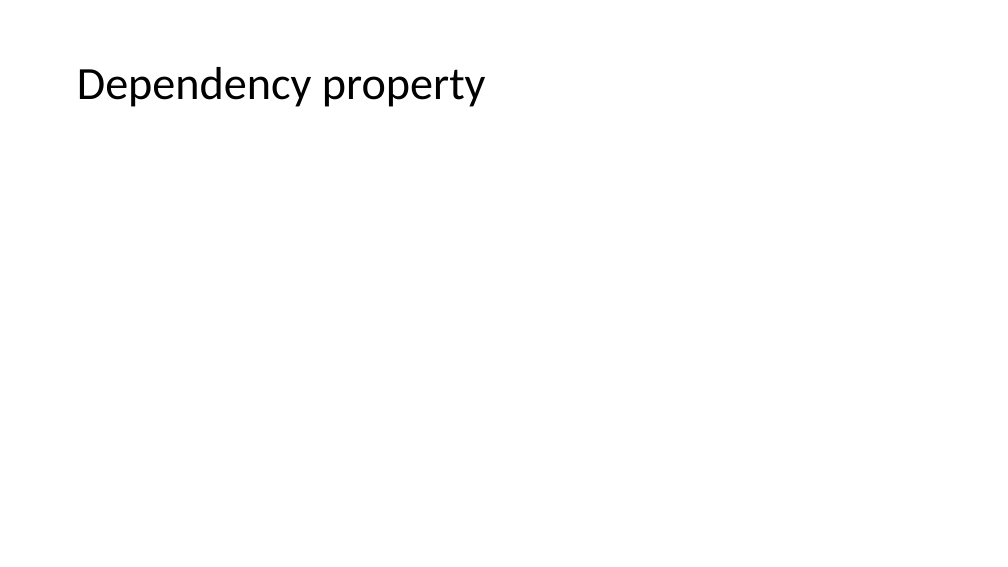
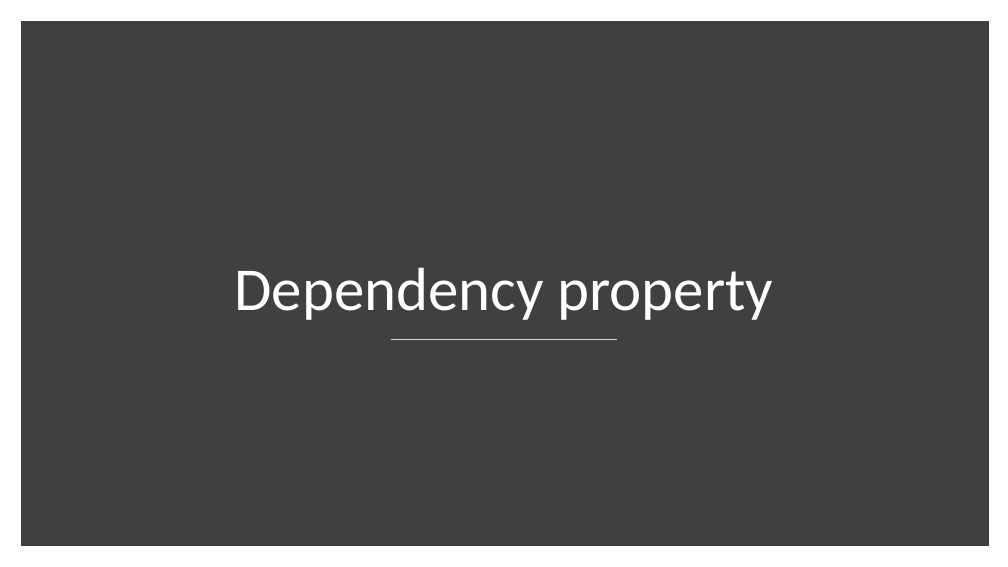
Before and after one commit to danieleromanazzi/wpf-tutorial, a slide deck: slide 85 of wpf-tutorial.pptx. Drawn at 1008x567 pixels with LibreOffice and Linux fonts; fonts in the diff are those of the drawing. Boxes give left, top, right and bottom in pixels: in the first picture for what was removed or moved away, otherwise in the second. Text is boxed around its words. In the diff, an @@ line names an element or a change of style, - is before the commit and + after.

```diff
--- a/wpf-tutorial.pptx
+++ b/wpf-tutorial.pptx
@@ rectangle added at (x1=26, y1=26, x2=984, y2=541), fill #404040, outline #404040 10 pt @@
@@ title "Dependency property" moved from (x1=77, y1=67, x2=486, y2=107) to (x1=235, y1=267, x2=774, y2=320) @@
@@ title "Dependency property" at (x1=235, y1=267, x2=774, y2=320): size 44 to 58 pt, text colour #000000 to #FFFFFF; alignment left to centre; vertical alignment middle to bottom @@
@@ line added from (391, 340) to (618, 340), #D9D9D9 1 pt @@
```
Also in this commit, not shown: 9 other slides changed, 11 slides added, 1 slide removed, 20 other files.
